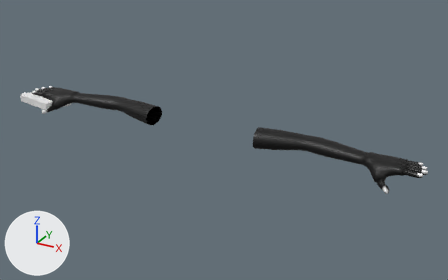
The glTF model assets/fps_arms.glb as it was, and as the next commit left it.
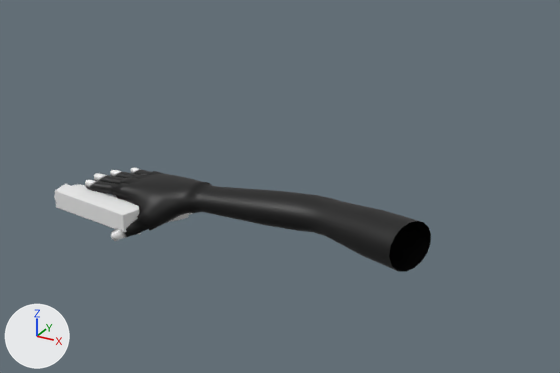
The first picture shows the older version from a 50 mm lens placed at (1.284, -2.112, 1.019), pointed at (0.088, 0.063, -0.068). The close-ups show both versions on the part from 0% to 47% of the width and 8% to 58% of the height of that picture; other places that the commit changed are outside them. Lighting does not change. The marker at lower left points along +X, +Y and +Z. Where no turn or scale is listed for an object, it has been applied to the vertices. Vertices at the same position are counted once.

The scene before the commit, as lines of its bpy script (objects in view):
```python
me_armsmesh = bpy.data.meshes.new('ArmsMesh')
me_armsmesh.from_pydata(...)  # 1594 vertices, 3152 faces; spans x -0.96..0.96, y -0.08..0.12, z -0.07..0.03
me_armsmesh.materials.append(mat_defaultmaterial)
me_gun_mesh_001 = bpy.data.meshes.new('gun_mesh.001')
me_gun_mesh_001.from_pydata(...)  # 509 vertices, 1026 faces; spans x -0.136..0.095, y -0.072..0.094, z -0.03..0.032
ob_arms = bpy.data.objects.new('arms', me_armsmesh)
ob_arms.location = (0.0, 0.0, 0.0)
ob_simple_gun = bpy.data.objects.new('simple_gun', me_gun_mesh_001)
ob_simple_gun.location = (-0.874, 0.007, -0.037)
```
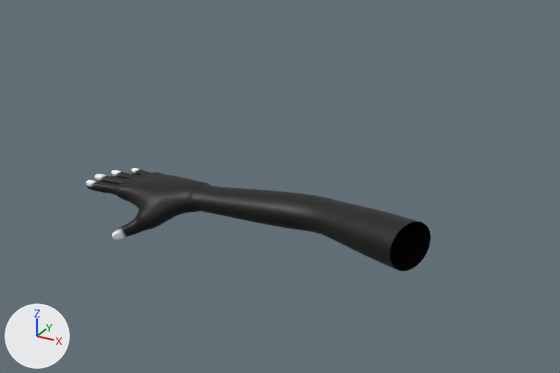
Where the change shows, as pixel boxes (x1, y1, x2, y2) in the close-ups (560 x 373 px):
```json
{"object": "arms", "change": "reshaped", "before": [85, 167, 431, 272], "after": [86, 168, 431, 271]}
{"object": "simple_gun", "change": "deleted", "before": [54, 184, 193, 234]}
{"part": 1, "of": "me_armsmesh", "change": "built on", "before": [85, 167, 431, 266], "after": [86, 168, 431, 271]}
```

Edits to the scene script, one JSON object a line:
```json
{"block": "me_armsmesh", "where": "# used by ob_arms; location = (0.0, 0.0, 0.0)"}
{"op": "remove", "block": "me_armsmesh", "code": "me_armsmesh.from_pydata(...)  # 1594 vertices, 3152 faces; spans x -0.96..0.96, y -0.08..0.12, z -0.07..0.03"}
{"op": "add", "block": "me_armsmesh", "code": "me_armsmesh.from_pydata(...)  # 6522 vertices, 12976 faces; spans x -0.96..0.96, y -0.07..0.12, z -0.07..0.03"}
{"block": "me_armsmesh", "change": "me_armsmesh part 1: 96 vertices moved within x -0.95..-0.35, y -0.07..0.12, z -0.07..0.02; 81 vertices removed from x -0.96..-0.25, y -0.08..0.12, z -0.07..0.03; 2545 vertices added at x -0.96..-0.25, y -0.07..0.12, z -0.07..0.03"}
{"op": "remove", "block": "ob_simple_gun", "code": ["ob_simple_gun = bpy.data.objects.new('simple_gun', me_gun_mesh_001)", "ob_simple_gun.location = (-0.874, 0.007, -0.037)"]}
```
